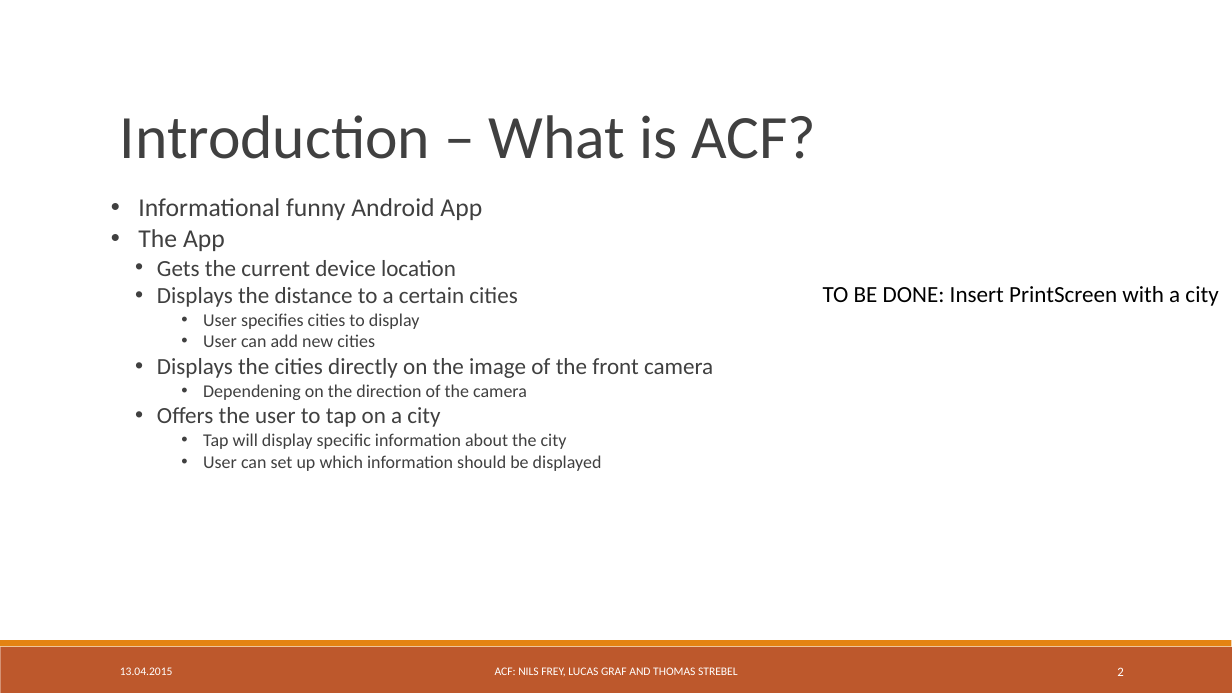
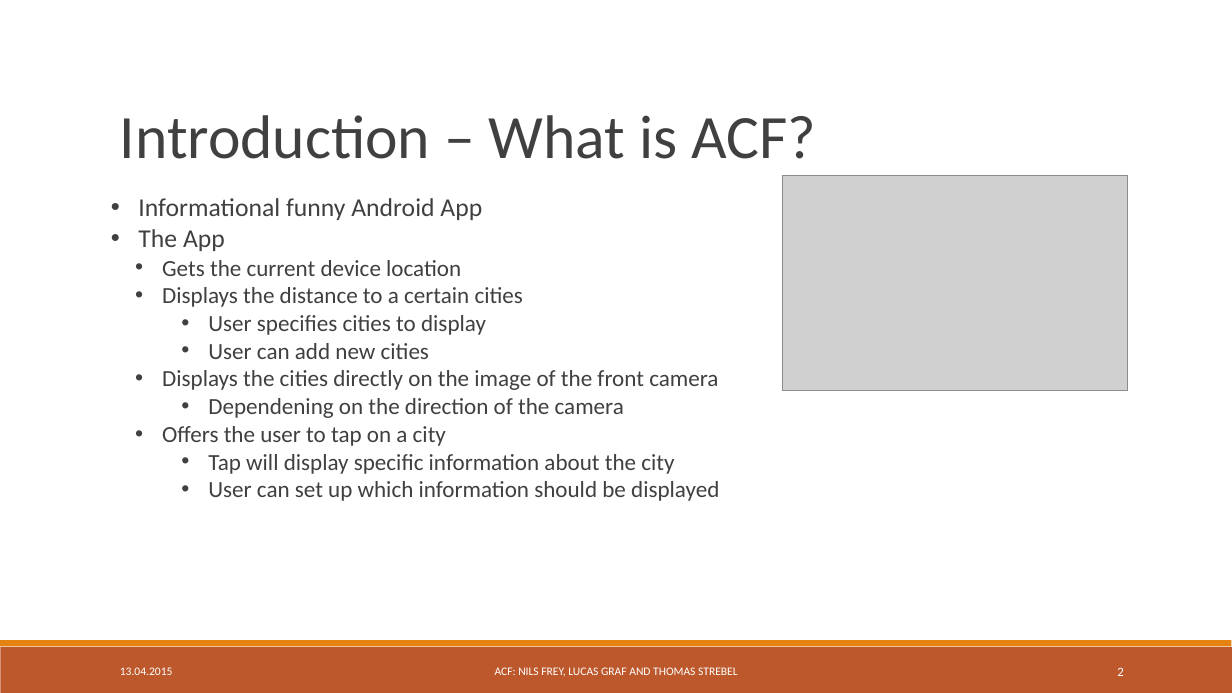
Before and after one commit to freyn42/TSM_MobOp, a slide deck: slide 2 of Presentation/TSM_MobOp Mini Project.ppt. Drawn at 1232x693 pixels with LibreOffice and Linux fonts; fonts in the diff are those of the drawing; grey boxes stand for pictures. Boxes give left, top, right and bottom in pixels: in the first picture for what was removed or moved away, otherwise in the second. Text is boxed around its words. In the diff, an @@ line names an element or a change of style, - is before the commit and + after.

```diff
--- a/Presentation/TSM_MobOp Mini Project.ppt
+++ b/Presentation/TSM_MobOp Mini Project.ppt
@@ picture added at bbox=[782, 175, 1127, 391] @@
@@ text removed at bbox=[823, 286, 1218, 306] @@
-TO BE DONE: Insert PrintScreen with a city
@@ text at bbox=[208, 315, 719, 501]: size 14 to 18 pt in "User specifies cities to display", "User can add new cities", "Dependening on the direction of the camera", "Tap will display specific information about the ..." and 1 more places @@
```
Also in this commit, not shown: 5 other slides changed, 1 other file.
